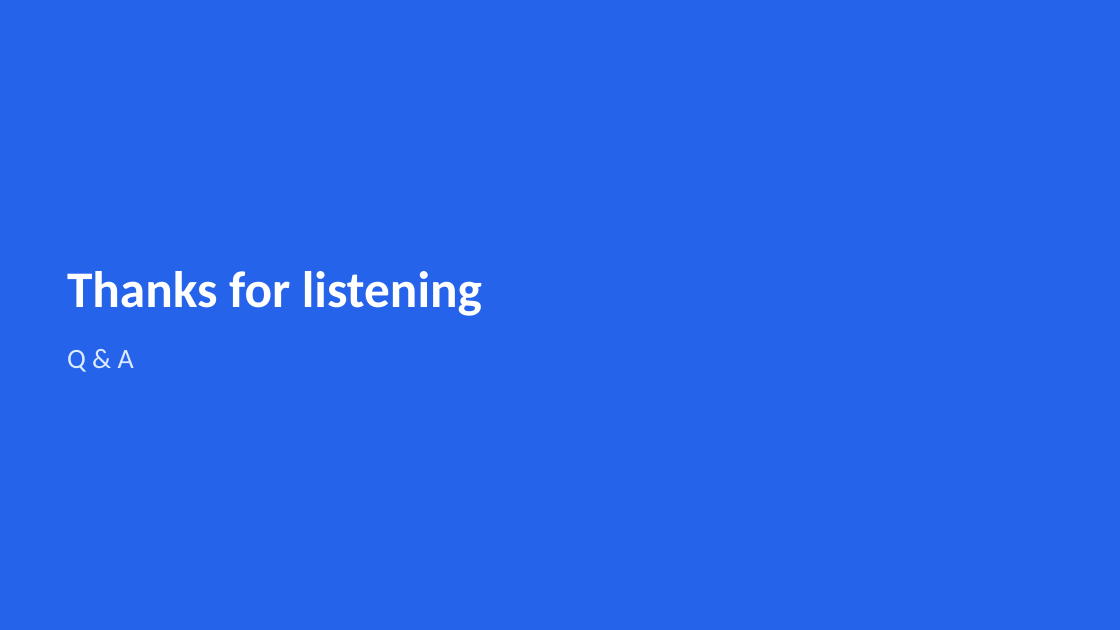
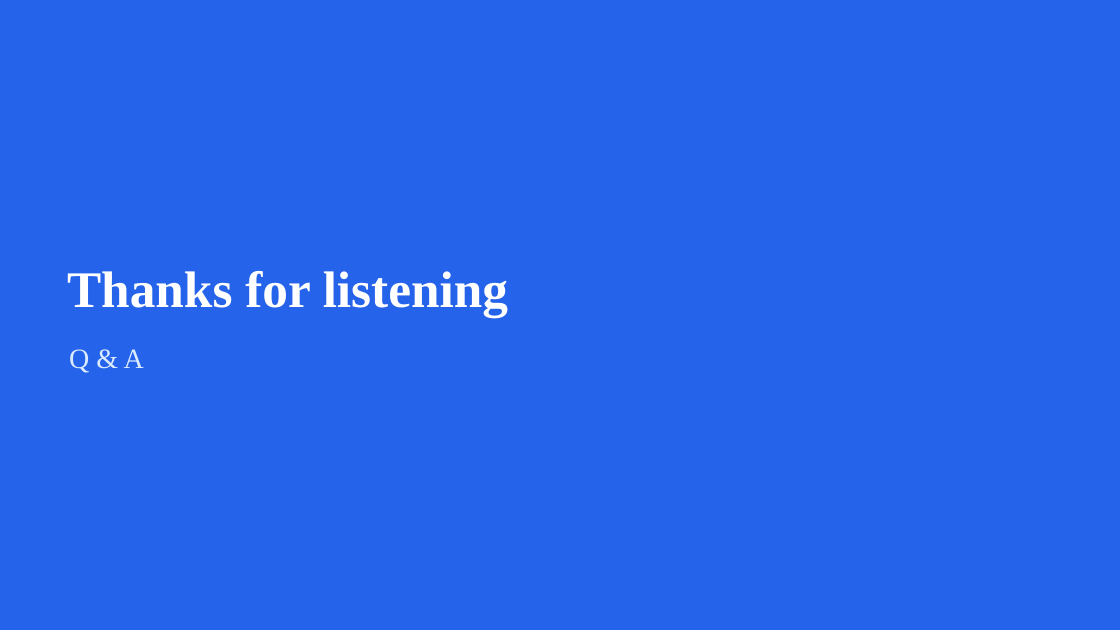
Before and after one commit to Neueda-Learning/Six, a slide deck: slide 15 of Payments-Processing-Presentation.pptx (slide 16 before the commit). Drawn at 1120x630 pixels with LibreOffice and Linux fonts; fonts in the diff are those of the drawing. Boxes give left, top, right and bottom in pixels: in the first picture for what was removed or moved away, otherwise in the second. Text is boxed around its words. In the diff, an @@ line names an element or a change of style, - is before the commit and + after.

```diff
--- a/Payments-Processing-Presentation.pptx
+++ b/Payments-Processing-Presentation.pptx
@@ text "Thanks for listening" at (x1=67, y1=271, x2=508, y2=318): font Calibri to Times New Roman @@
@@ text "Q & A" at (x1=69, y1=349, x2=144, y2=373): font Calibri to Times New Roman @@
```
Also in this commit, not shown: 9 other slides changed, 4 slides added, 5 slides removed.
